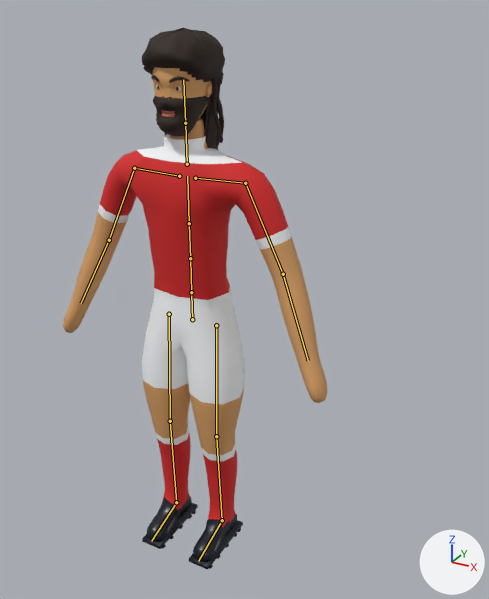
The glTF model public/models/player_low.glb, before and after one commit.
Rendered twice from a camera (50 mm lens) standing at (1.16, -1.74, 1.92) and looking at (0.27, -0.12, 1.11). The axes (+X, +Y, +Z) are drawn at lower right. The lights are the same throughout. The picture after the commit comes second. The bones that change, and the others that lie on the model, are drawn over the model as lines.

The first picture shows 'Beard_full', 'Hair_afro', 'Hair_braids', 'Hair_curly', 'Hair_long', 'Player'.
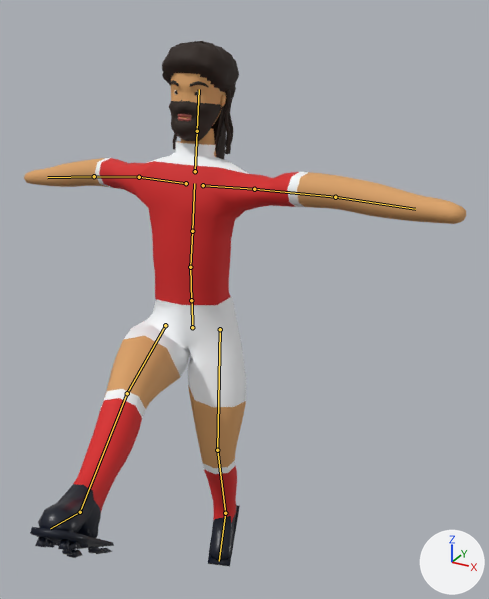
The newer file adds an action. The first version stands in its rest pose; the second is drawn at frame 8 of the action 'cross'.

The edits, one by one:
Bone 'Hips' (bone_hips) moves from (0.0, 0.0, 0.0) to (0.0, -0.03, 0.0).
Bone 'Hips' (bone_hips) turns from (0, 0, 0) to (0, 20, 0) degrees about its own x, y and z.
Bone 'LeftUpLeg' (bone_leftupleg) turns from (0, 0, 0) to (-12, 0, 0) degrees about its own x, y and z.
Bone 'LeftLeg' (bone_leftleg) turns from (0, 0, 0) to (26, 0, 0) degrees about its own x, y and z.
Bone 'RightUpLeg' (bone_rightupleg) turns from (0, 0, 0) to (-86, 0, 0) degrees about its own x, y and z.
Bone 'RightLeg' (bone_rightleg) turns from (0, 0, 0) to (8, 0, 0) degrees about its own x, y and z.
Bone 'RightFoot' (bone_rightfoot) turns from (0, 0, 0) to (30, 0, 0) degrees about its own x, y and z.
Bone 'Spine1' (bone_spine1) turns from (0, 0, 0) to (-10, -14, 0) degrees about its own x, y and z.
Bone 'LeftArm' (bone_leftarm) turns from (0, 0, 0) to (-18, 0, -66) degrees about its own x, y and z.
Bone 'RightArm' (bone_rightarm) turns from (0, 0, 0) to (26, 0, 58) degrees about its own x, y and z.

Location of each change, [x1, y1, x2, y2] in pixels of the pictures (489 x 599 px):
'Player', posed (67% wider)
    before: [63, 67, 327, 570]
    after: [24, 73, 466, 566]
'Hair_afro', posed
    before: [141, 28, 225, 84]
    after: [162, 41, 239, 104]
'Beard_full', posed
    before: [153, 96, 208, 136]
    after: [169, 100, 221, 141]
'Hair_braids', posed
    before: [165, 78, 224, 145]
    after: [173, 89, 233, 154]
'Hair_long', posed (11% narrower)
    before: [200, 94, 218, 150]
    after: [211, 104, 227, 159]
'Hair_curly', posed (mostly hidden)
    before: [146, 67, 220, 79]
    after: [164, 73, 233, 91]
bone 'Hips', root to tip
    before: (192, 319) to (191, 294)
    after: (192, 327) to (192, 302)
bone 'LeftUpLeg', root to tip
    before: (216, 325) to (216, 436)
    after: (220, 329) to (217, 450)
bone 'LeftLeg', root to tip
    before: (216, 436) to (222, 520)
    after: (217, 450) to (225, 513)
bone 'RightUpLeg', root to tip
    before: (169, 314) to (170, 421)
    after: (165, 325) to (127, 393)
bone 'RightLeg', root to tip
    before: (170, 421) to (176, 502)
    after: (127, 393) to (80, 512)
bone 'RightFoot', root to tip
    before: (176, 502) to (151, 541)
    after: (80, 512) to (50, 528)
bone 'Spine1', root to tip
    before: (190, 258) to (189, 223)
    after: (190, 267) to (192, 231)
bone 'LeftArm', root to tip
    before: (245, 183) to (283, 274)
    after: (254, 189) to (335, 197)
bone 'RightArm', root to tip
    before: (134, 168) to (109, 240)
    after: (139, 177) to (94, 176)
